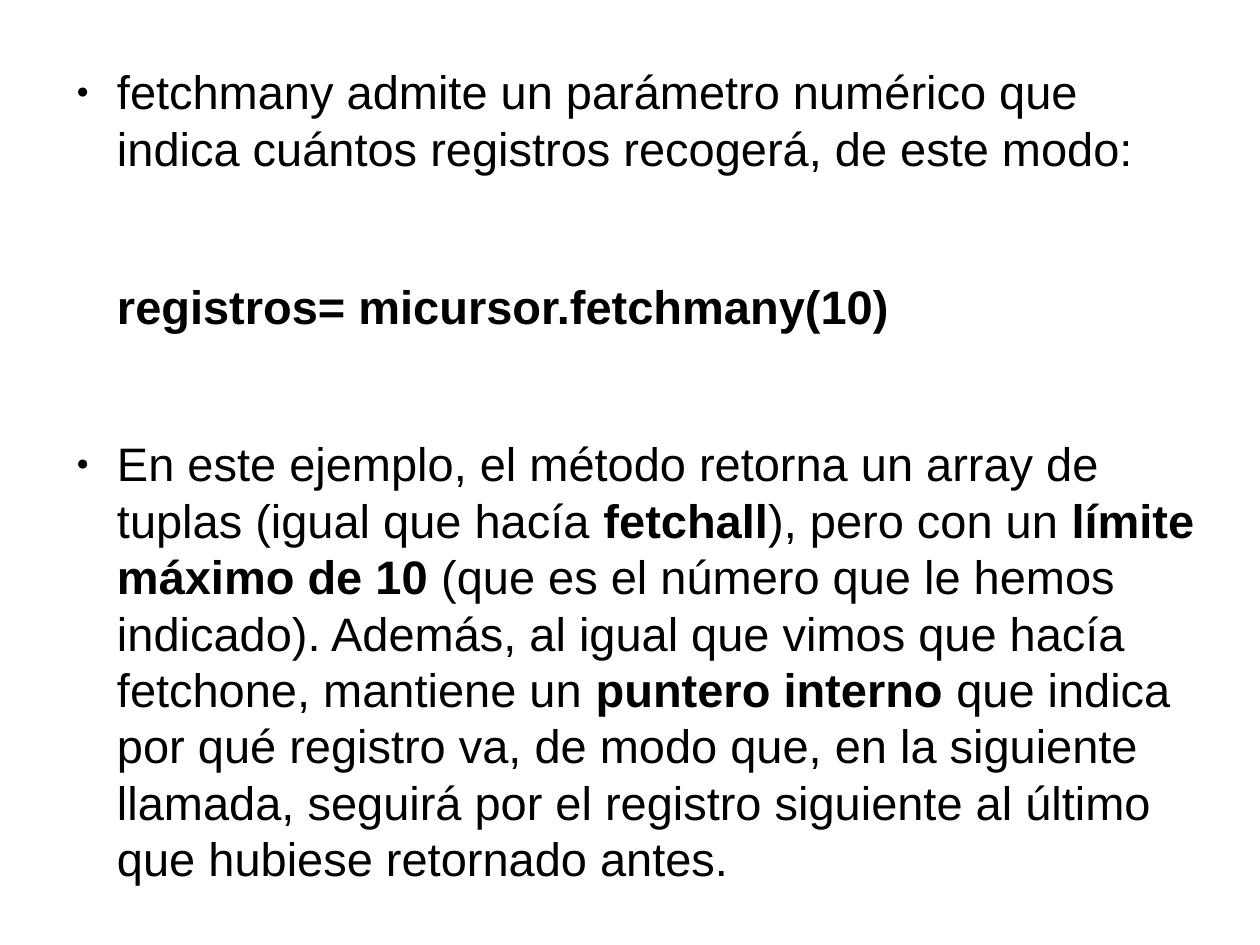
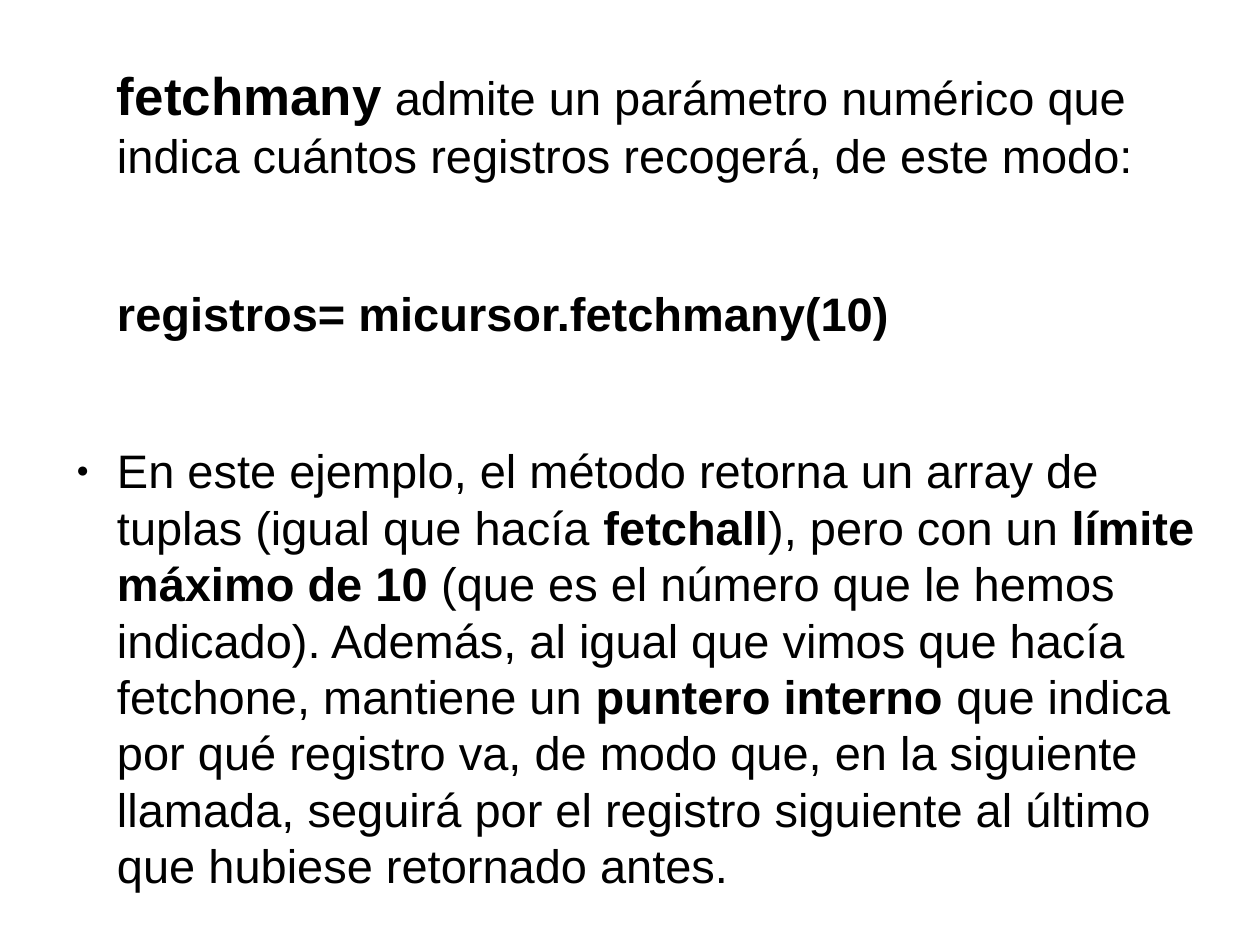
Before and after one commit to javacasm/CursoPythonCompleto, a slide deck: slide 66 of Base_de_Datos/BaseDeDatosPython.odp (slide 65 before the commit). Drawn at 1260x945 pixels with LibreOffice and Linux fonts; fonts in the diff are those of the drawing. Boxes give left, top, right and bottom in pixels: in the first picture for what was removed or moved away, otherwise in the second. Text is boxed around its words. In the diff, an @@ line names an element or a change of style, - is before the commit and + after.

```diff
--- a/Base_de_Datos/BaseDeDatosPython.odp
+++ b/Base_de_Datos/BaseDeDatosPython.odp
@@ text at (117, 76, 1133, 182): size 29.6 to 33.3 pt, bold on in "fetchmany"; bullet ● to none @@
```
Also in this commit, not shown: 4 other slides changed, 1 slide added, 5 other files.
